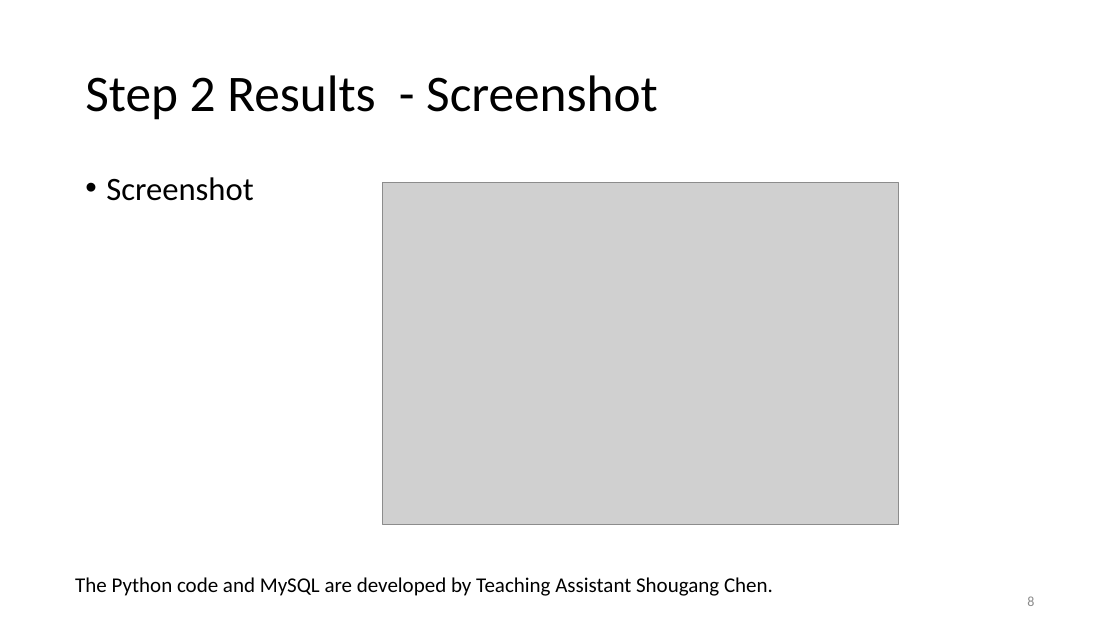
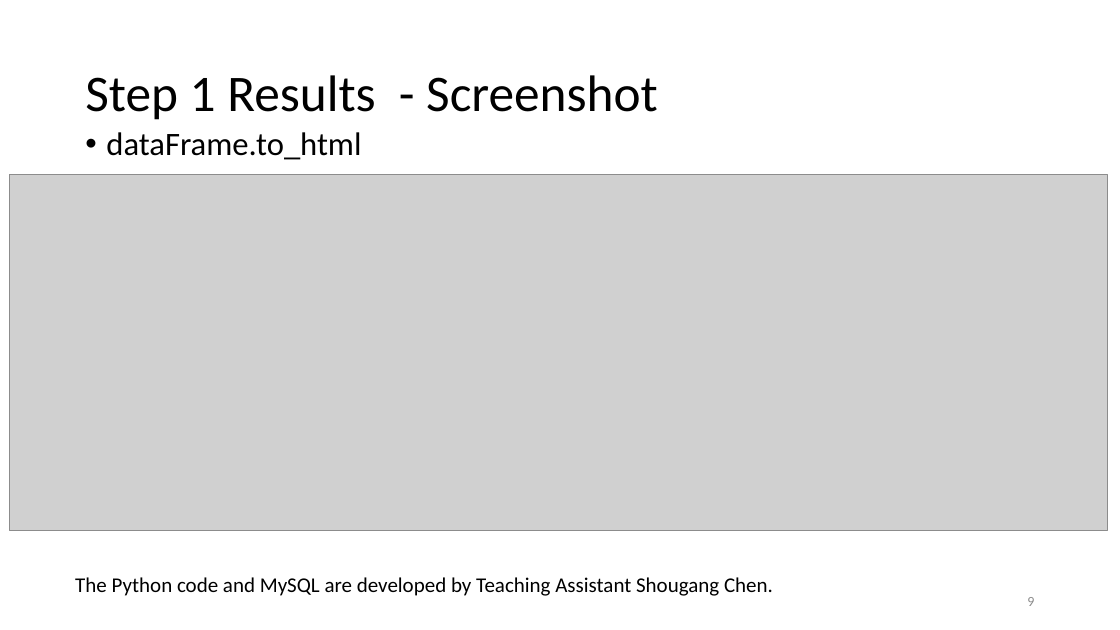
Before and after one commit to chensg/datasystems, a slide deck: slide 9 of doc/41091_etl_example_withScreenshotResults.pptx (slide 8 before the commit). Drawn at 1120x630 pixels with LibreOffice and Linux fonts; fonts in the diff are those of the drawing; grey boxes stand for pictures. Boxes give left, top, right and bottom in pixels: in the first picture for what was removed or moved away, otherwise in the second. Text is boxed around its words. In the diff, an @@ line names an element or a change of style, - is before the commit and + after.

```diff
--- a/doc/41091_etl_example_withScreenshotResults.pptx
+++ b/doc/41091_etl_example_withScreenshotResults.pptx
@@ title at bbox=[85, 75, 658, 120]: text changed @@
-Step 2 Results - Screenshot
+Step 1 Results - Screenshot
@@ text added at bbox=[106, 132, 361, 160], 28 pt, text #000000 @@
+• dataFrame.to_html
@@ picture added at bbox=[9, 174, 1107, 531] @@
@@ text removed at bbox=[106, 177, 253, 201] @@
-• Screenshot
@@ picture removed at bbox=[383, 182, 898, 524] @@
@@ page number at bbox=[1027, 597, 1034, 606]: text changed @@
-8
+9
```
Also in this commit, not shown: 7 other slides changed, 2 slides added, 1 slide removed, 4 other files.
